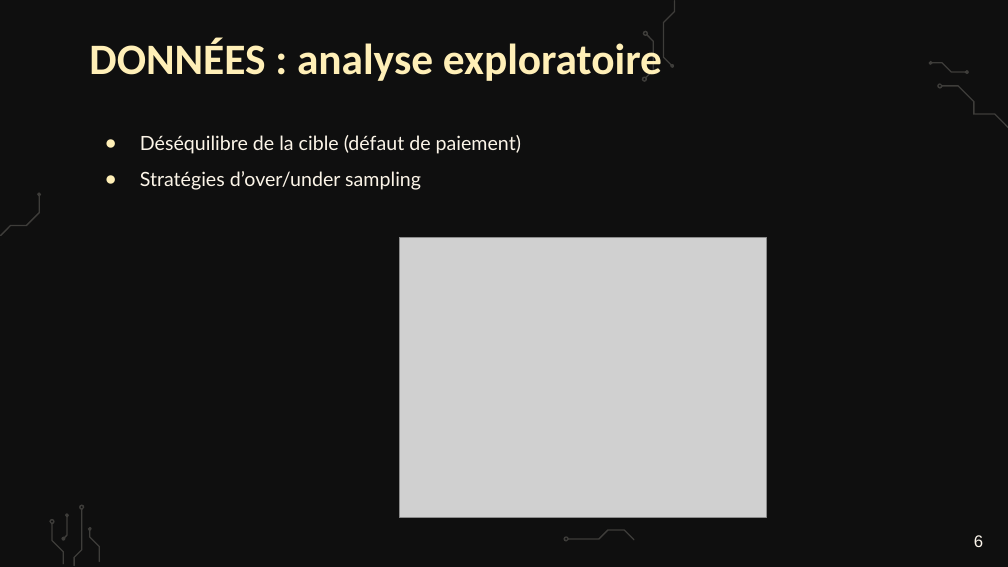
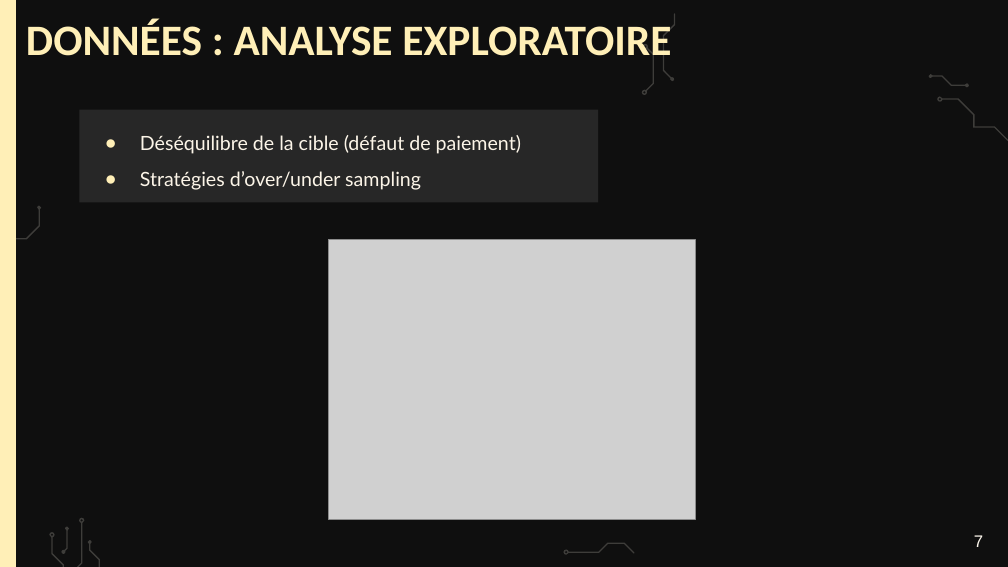
Before and after one commit to webew/api-oc-projet7, a slide deck: slide 7 of Fillion_Bertrand_6_presentation_022026.pptx (slide 6 before the commit). Drawn at 1008x567 pixels with LibreOffice and Linux fonts; fonts in the diff are those of the drawing; grey boxes stand for pictures; background and template pictures are left out. Boxes give left, top, right and bottom in pixels: in the first picture for what was removed or moved away, otherwise in the second. Text is boxed around its words. In the diff, an @@ line names an element or a change of style, - is before the commit and + after.

```diff
--- a/Fillion_Bertrand_6_presentation_022026.pptx
+++ b/Fillion_Bertrand_6_presentation_022026.pptx
@@ rectangle added at [0,0,16,566], fill #FFEFB7 @@
@@ title at [26,19,671,66]: text changed @@
-DONNÉES : analyse exploratoire
+DONNÉES : ANALYSE EXPLORATOIRE
@@ subtitle "Déséquilibre de la cible (défaut ...": place and size @@
-subtitle "Déséquilibre de la cible (défaut ..." at [140,135,521,190]
+subtitle "Déséquilibre de la cible (défaut ..." at [80,110,599,203]
@@ subtitle "Déséquilibre de la cible (défaut ..." at [80,110,599,203]: fill none to #272727 @@
@@ picture: place and size @@
-picture at [399,238,766,517]
+picture at [329,240,696,519]
@@ 10 freeform shapes: place and size @@
-10 freeform shapes at [0,0,1008,566]
+10 freeform shapes at [0,13,1008,567]
@@ page number at [974,535,983,547]: text changed @@
-6
+7
```
Also in this commit, not shown: 26 other slides changed, 3 slides added.
